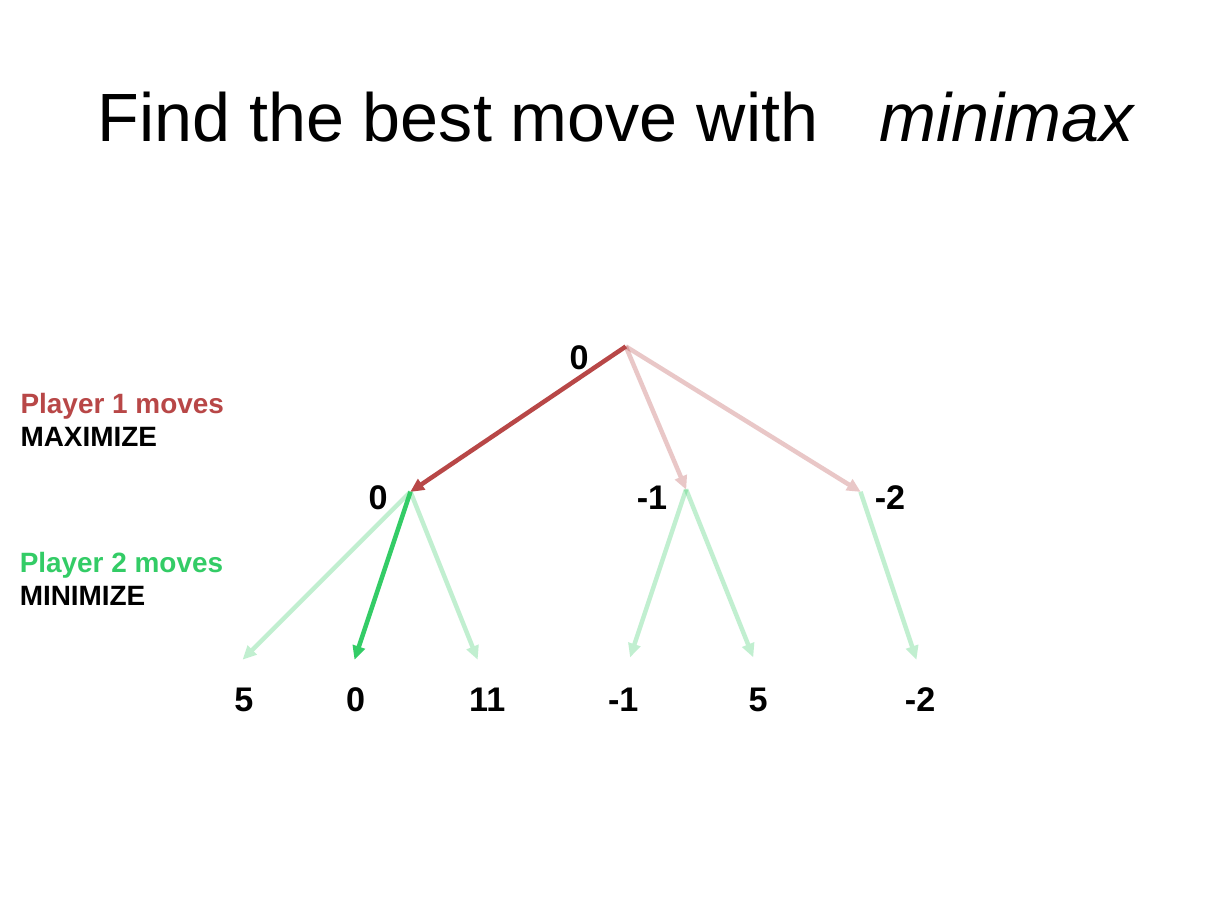
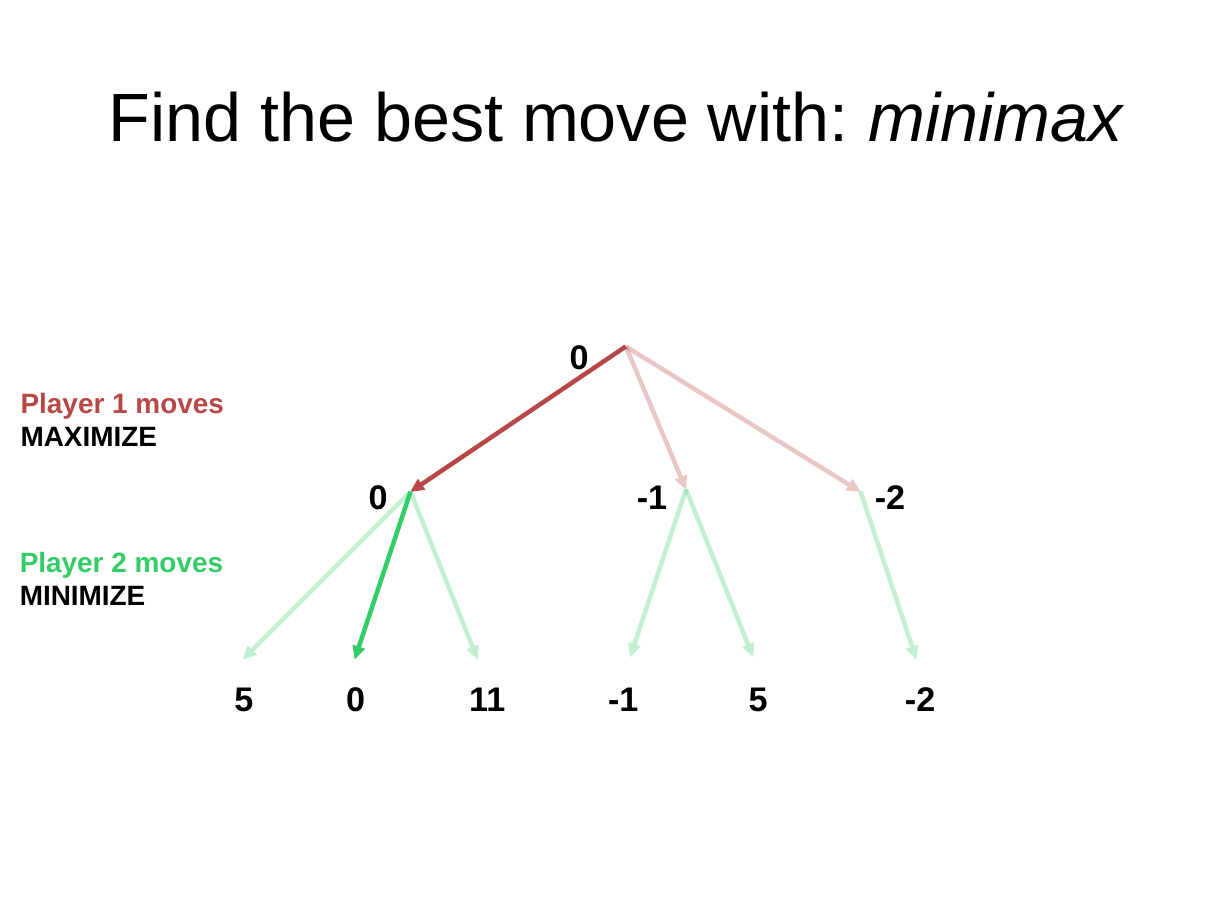
Before and after one commit to pdg137/boardgame, a slide deck: slide 8 of searcher/algorithms-games-alphabeta.odp. Drawn at 1232x924 pixels with LibreOffice and Linux fonts; fonts in the diff are those of the drawing. Boxes give left, top, right and bottom in pixels: in the first picture for what was removed or moved away, otherwise in the second. Text is boxed around its words. In the diff, an @@ line names an element or a change of style, - is before the commit and + after.

```diff
--- a/searcher/algorithms-games-alphabeta.odp
+++ b/searcher/algorithms-games-alphabeta.odp
@@ title at [109, 91, 1123, 142]: text changed @@
-Find the best move with minimax
+Find the best move with: minimax
```
Also in this commit, not shown: 3 other slides changed, 4 slides added, 2 slides removed, 1 other file.
